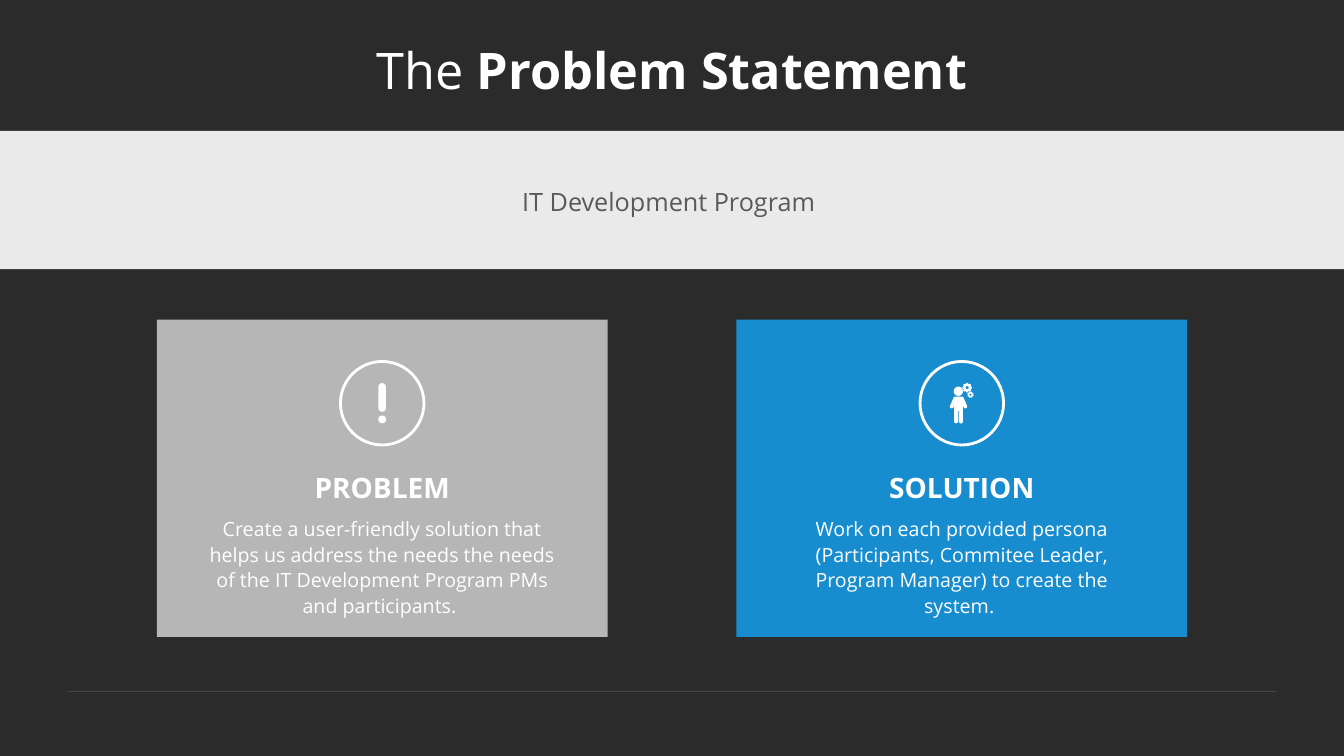
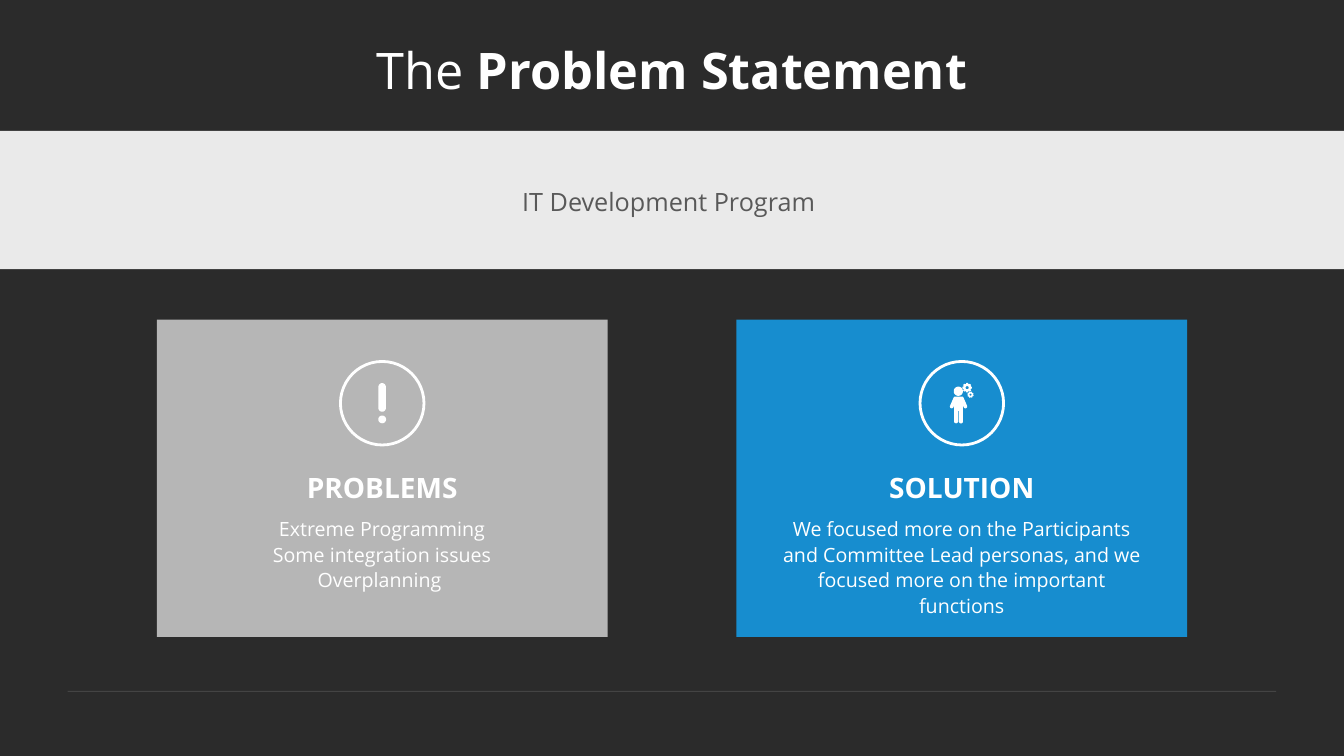
Before and after one commit to frostyseb/ITDP, a slide deck: slide 3 of Documentation/PresentationDeck-NewBlood.pptx. Drawn at 1344x756 pixels with LibreOffice and Linux fonts; fonts in the diff are those of the drawing; background and template pictures are left out; a plain dark background stands for a picture behind light text. Boxes give left, top, right and bottom in pixels: in the first picture for what was removed or moved away, otherwise in the second. Text is boxed around its words. In the diff, an @@ line names an element or a change of style, - is before the commit and + after.

```diff
--- a/Documentation/PresentationDeck-NewBlood.pptx
+++ b/Documentation/PresentationDeck-NewBlood.pptx
@@ text at (307,478,458,498): text changed @@
-PROBLEM
+PROBLEMS
@@ text at (273,522,491,592): text changed @@
-Create a user-friendly solution that helps us address the needs the needs of the IT Development Program PMs and participants.
+Extreme Programming
+Some integration issues
+Overplanning
@@ text at (783,521,1140,592): text changed @@
-Work on each provided persona (Participants, Commitee Leader, Program Manager) to create the system.
+We focused more on the Participants and Committee Lead personas, and we focused more on the important functions
```
Also in this commit, not shown: 3 other slides changed.
